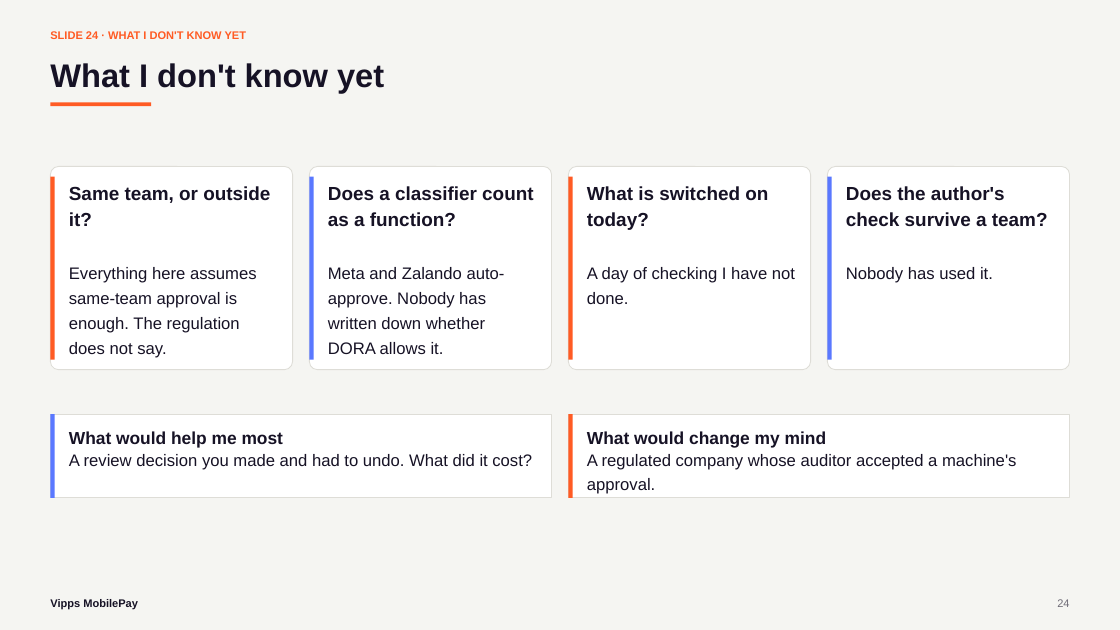
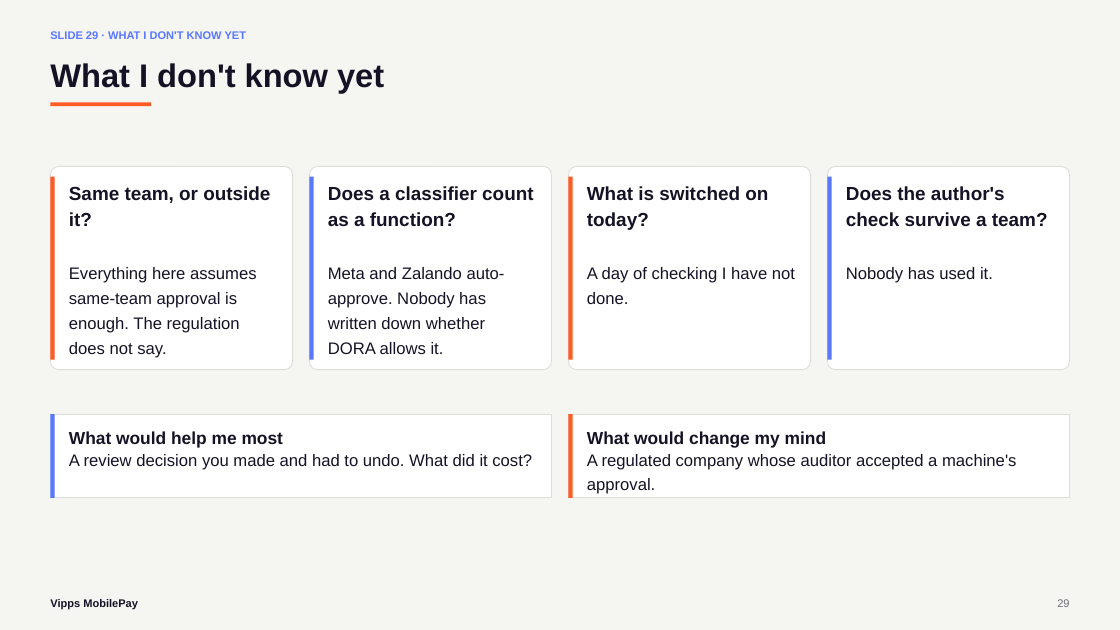
Before and after one commit to svenmalvik/buildtounderstand.org, a slide deck: slide 29 of presentations/what-is-the-second-pair-of-eyes-for-vippsmobilepay.pptx (slide 24 before the commit). Drawn at 1120x630 pixels with LibreOffice and Linux fonts; fonts in the diff are those of the drawing. Boxes give left, top, right and bottom in pixels: in the first picture for what was removed or moved away, otherwise in the second. Text is boxed around its words. In the diff, an @@ line names an element or a change of style, - is before the commit and + after.

```diff
--- a/presentations/what-is-the-second-pair-of-eyes-for-vippsmobilepay.pptx
+++ b/presentations/what-is-the-second-pair-of-eyes-for-vippsmobilepay.pptx
@@ text at (50,31,246,39): text changed; text colour #FF5B24 to #5A78FF @@
-SLIDE 24 · WHAT I DON'T KNOW YET
+SLIDE 29 · WHAT I DON'T KNOW YET
@@ text at (1057,599,1069,607): text changed @@
-24
+29
```
Also in this commit, not shown: 6 other slides changed, 5 slides added, 4 other files.
